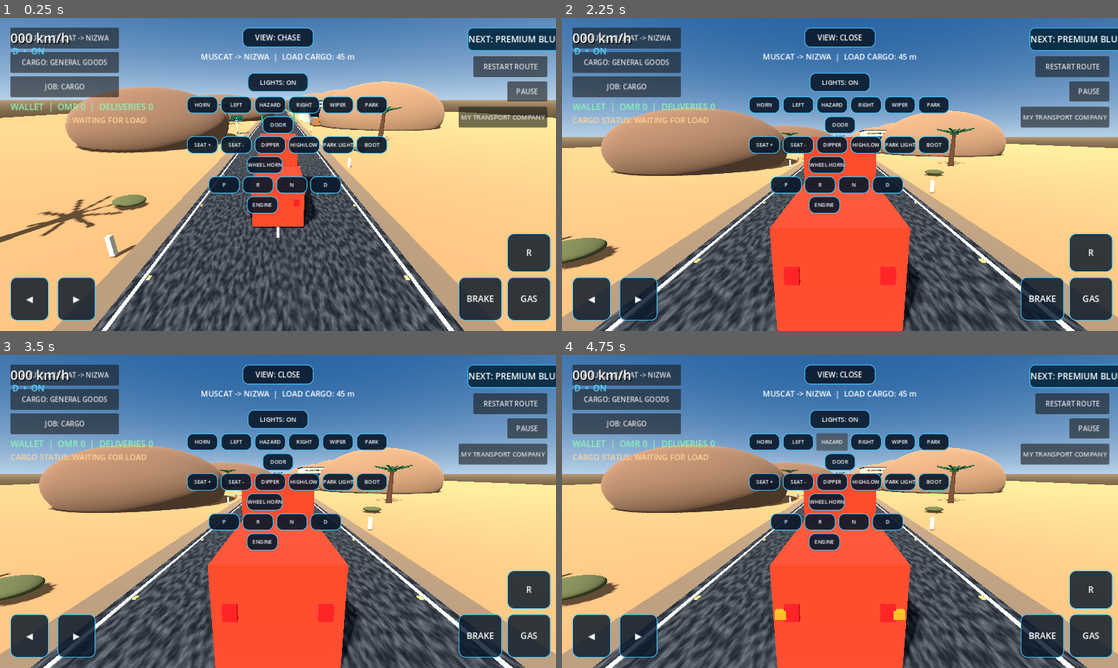
Above: before the commit, frames 1-4 (two rows, left to right).
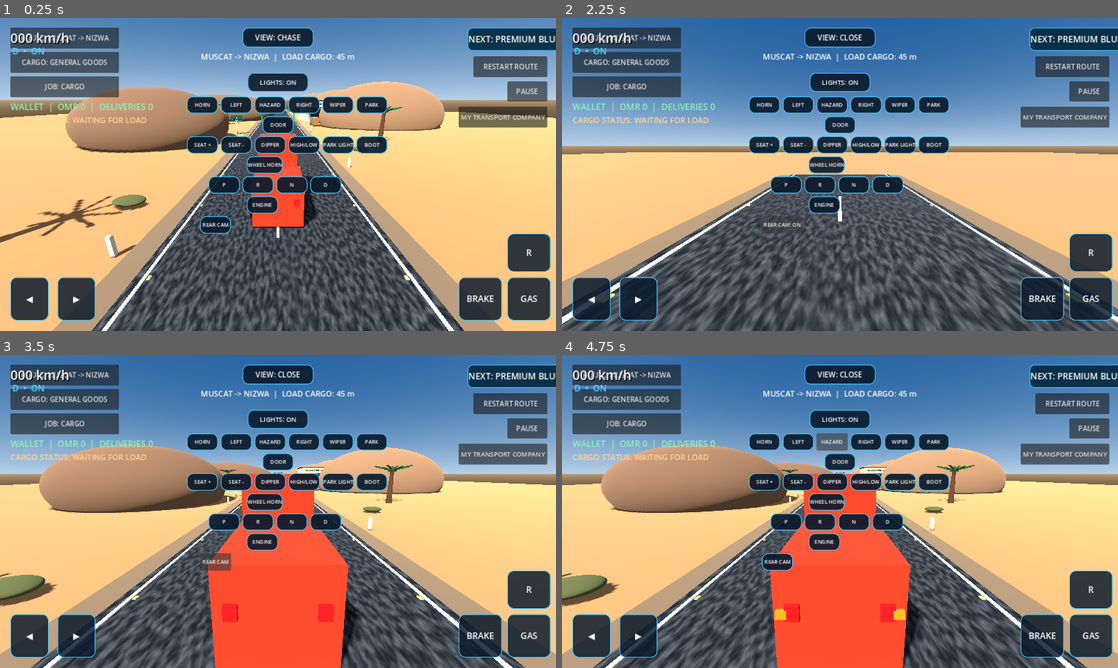
Above: after the commit, the same moments.

Repository: czz495m8zv-code/zayron-simulator
Game: Godot game, scene res://scenes/main/main.tscn
Same seed, same stepped clock (60 frames per second), same inputs: the game is played once before the commit and once after it.
Inputs (mouse positions are in pixels of both pictures, inside the frame that each line leads up to):
- Up to frame 1 (0.25 s): no input
- Up to frame 2 (2.25 s): click "VIEW: CHASE" at 0.5 s; click "HORN" at 1.25 s; click (778, 224) at 2 s, where only the run after the commit has a clickable "REAR CAM"
- Up to frame 3 (3.5 s): click (222, 561) at 2.75 s, where only the run after the commit has a clickable "REAR CAM: ON"
- Up to frame 4 (4.75 s): click "LEFT" at 3.5 s; click "HAZARD" at 4.25 s

The runs differ from the first frame. In frame 1, 0.3% of the frame differs, in the area x 35-42%, y 63-69%; in frame 2, 36%, in the area x 0-100%, y 28-100%; in frame 3, 0.2%; in frame 4, 0.3%.

Commit message:
Add selectable rear-view camera control

Diff:
--- a/scripts/vehicles/prototype_truck.gd
+++ b/scripts/vehicles/prototype_truck.gd
@@ -25,6 +25,10 @@
 var _exterior_camera: Camera3D
 var _close_camera: Camera3D
 var _cockpit_camera: Camera3D
+var _rear_camera: Camera3D
+var _camera_before_rear: Camera3D
+var _rear_camera_active := false
+var _rear_camera_button: Button
 var _camera_button: Button
 var _camera_mode: int = 0
 var _headlights_on: bool = true
@@ -315,7 +319,17 @@
 	_cockpit_camera.fov = 76.0
 	add_child(_cockpit_camera)
 
+	_rear_camera = Camera3D.new()
+	_rear_camera.name = "RearViewCamera"
+	_rear_camera.position = Vector3(0.0, 2.55, 2.48)
+	_rear_camera.rotation_degrees = Vector3(-9.0, 180.0, 0.0)
+	_rear_camera.current = false
+	_rear_camera.fov = 82.0
+	add_child(_rear_camera)
+
 func _toggle_camera() -> void:
+	if _rear_camera_active:
+		_toggle_rear_camera()
 	_camera_mode = (_camera_mode + 1) % 3
 	match _camera_mode:
 		0:
@@ -416,6 +430,7 @@
 	_add_hold_button(ui, "R", false, -112.0, -224.0, -12.0, -136.0, "reverse")
 	_add_camera_button(ui)
 	_add_headlight_button(ui)
+	_add_action_button(ui, "REAR CAM", -180.0, 456.0, "rear_camera")
 	_add_action_button(ui, "HORN", -210.0, 180.0, "horn")
 	_add_action_button(ui, "LEFT", -132.0, 180.0, "left")
 	_add_action_button(ui, "HAZARD", -54.0, 180.0, "hazard")
@@ -514,6 +529,8 @@
 			_set_gear("N")
 		"gear_d":
 			_set_gear("D")
+		"rear_camera":
+			_toggle_rear_camera(button)
 		"engine":
 			_engine_running = not _engine_running
 			button.text = "ENGINE: ON" if _engine_running else "ENGINE: OFF"
@@ -579,6 +596,23 @@
 			button.text = "BOOT: OPEN" if _boot_open else "BOOT"
 	_update_indicator_lights()
 
+func _toggle_rear_camera(button: Button = null) -> void:
+	if not is_instance_valid(_rear_camera):
+		return
+	_rear_camera_active = not _rear_camera_active
+	if _rear_camera_active:
+		_camera_before_rear = get_viewport().get_camera_3d()
+		_rear_camera.make_current()
+		if is_instance_valid(button):
+			button.text = "REAR CAM: ON"
+	else:
+		if is_instance_valid(_camera_before_rear):
+			_camera_before_rear.make_current()
+		else:
+			_exterior_camera.make_current()
+		if is_instance_valid(button):
+			button.text = "REAR CAM"
+
 func _initialize_trailer_system() -> void:
 	if not supports_trailer:
 		return
